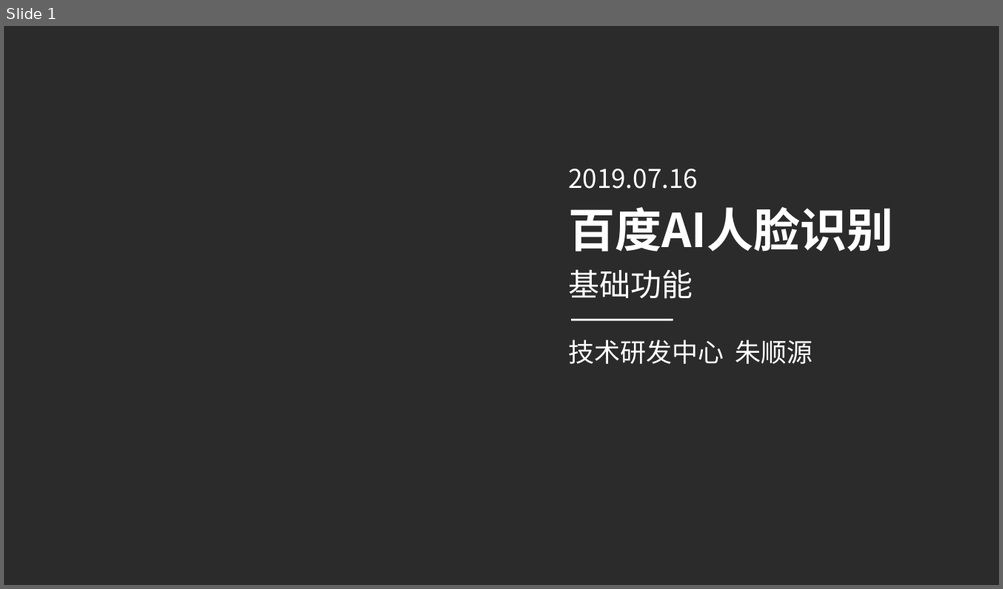
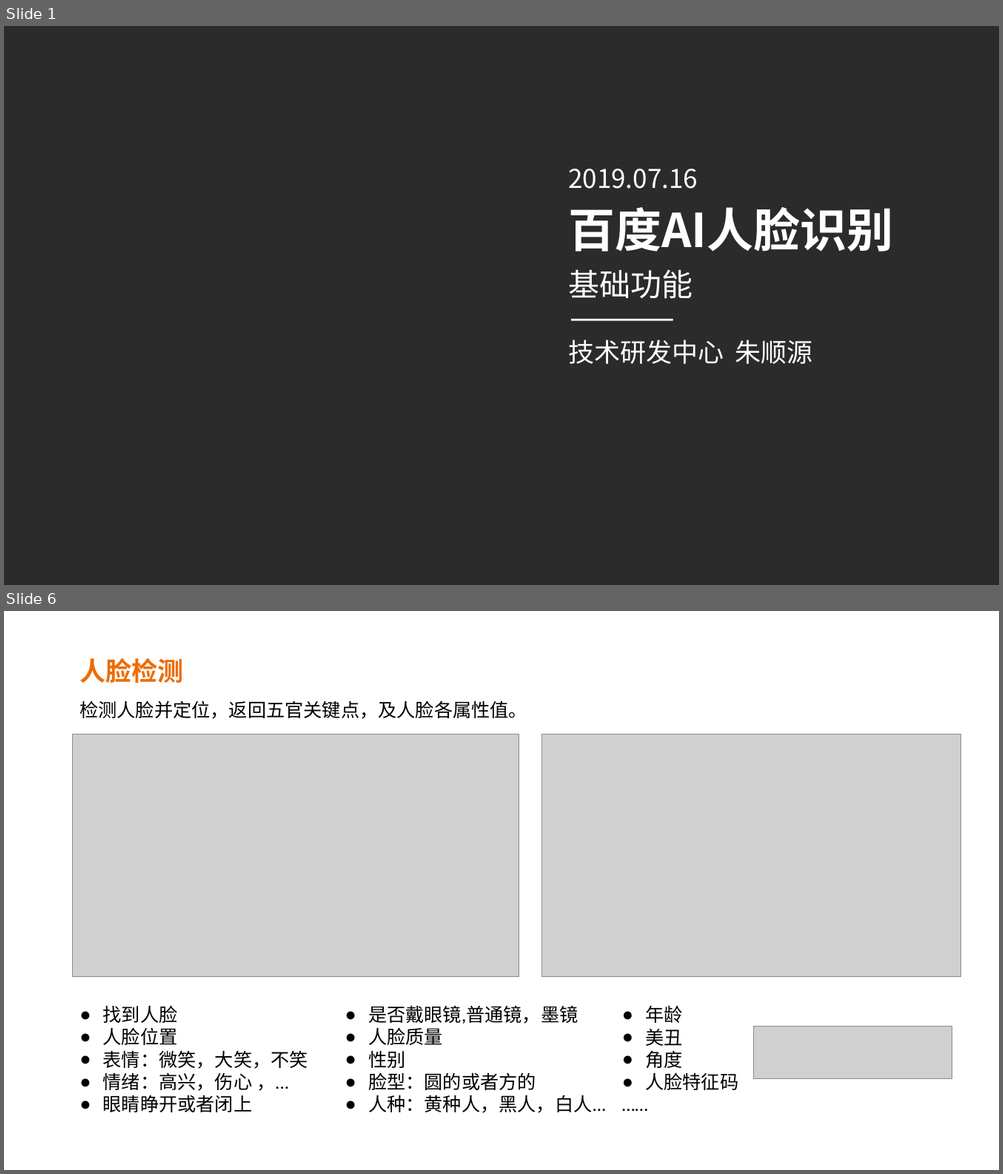
Before and after one commit to XiuyeXYE/BaiDuAI, a slide deck: BaiduAI.pptx. Shown one above the other, each under a label of ours: slide 1 before the commit, slides 1 and 6 after it; the slides between them are not shown. The pictures are 1003x589 and 1003x1174 pixels, drawn with LibreOffice and Linux fonts; fonts in the diff are those of the drawing; grey boxes stand for pictures; background and template pictures are left out; a plain dark background stands for a picture behind light text. Boxes give left, top, right and bottom in pixels: in the first picture for what was removed or moved away, otherwise in the second. Text is boxed around its words. In the diff, an @@ line names an element or a change of style, - is before the commit and + after.

```diff
--- a/BaiduAI.pptx
+++ b/BaiduAI.pptx
@@ slide 6 added at bbox=[4, 611, 999, 1170], background picture (left out) @@
@@ title added at bbox=[79, 658, 183, 683], 25 pt, text #ED6C00, bold @@
+人脸检测
@@ text added at bbox=[79, 701, 527, 719], 18 pt, text #000000 @@
+检测人脸并定位，返回五官关键点，及人脸各属性值。
@@ picture added at bbox=[73, 734, 519, 977] @@
@@ picture added at bbox=[542, 734, 962, 977] @@
@@ text added at bbox=[103, 1005, 308, 1113], 18 pt, text #000000 @@
+● 找到人脸
+● 人脸位置
+● 表情：微笑，大笑，不笑
+● 情绪：高兴，伤心 ，...
+● 眼睛睁开或者闭上
@@ text added at bbox=[368, 1005, 606, 1113], 18 pt, text #000000 @@
+● 是否戴眼镜,普通镜，墨镜
+● 人脸质量
+● 性别
+● 脸型：圆的或者方的
+● 人种：黄种人，黑人，白人...
@@ text added at bbox=[645, 1006, 738, 1091], 18 pt, text #000000 @@
+● 年龄
+● 美丑
+● 角度
+● 人脸特征码
+……
@@ picture added at bbox=[753, 1028, 951, 1079] @@
```
Also in this commit, not shown: 6 slides changed, 6 other slides added, 5 slides removed, 5 other files.
